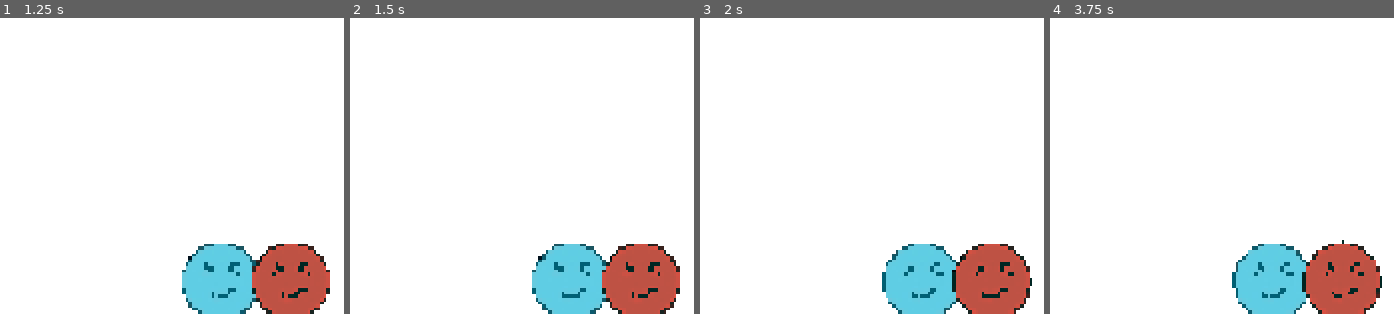
Above: before the commit, frames 1-4 (left to right).
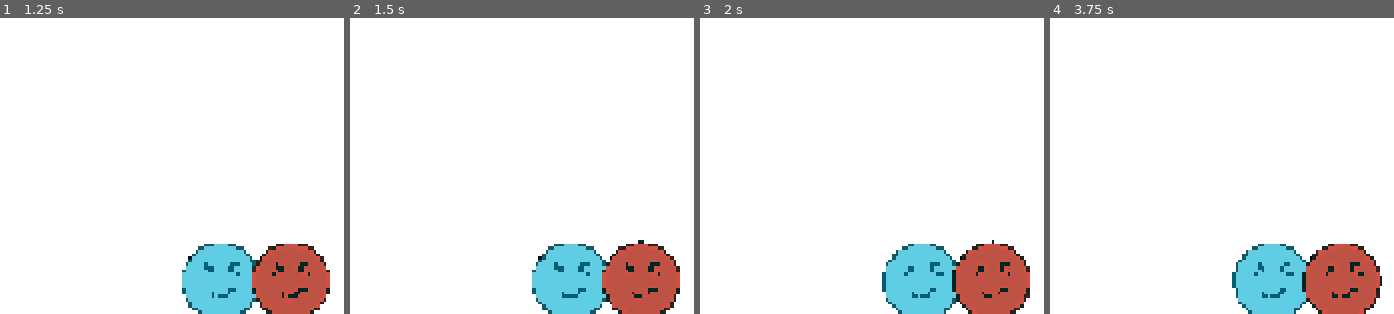
Above: after the commit, the same moments.

Repository: clem-maker/2-player
Game: Godot game, scene res://scens/main.tscn
Two runs of this game, one before a commit and one after it. Both use one fixed random seed, a clock stepped at 60 frames per second and the inputs below.
Inputs (mouse positions are in pixels of both pictures, inside the frame that each line leads up to):
- Up to frame 1 (1.25 s): move the mouse to (outside the picture) at 0.52 s; hold D (right) from 0.53 s (still down); hold Space (jump) from 0.53 s (still down)
- Up to frame 2 (1.5 s): keep holding D (right); tap Enter at 1.25 s; move the mouse to (outside the picture) at 1.27 s; release Space (jump) at 1.28 s; click (outside the picture) at 1.35 s
- Up to frame 3 (2 s): keep holding D (right); tap Space (jump) at 1.52, 1.55, 1.82 s
- Up to frame 4 (3.75 s): tap Space (jump) at 2, 3.02, 3.05, 3.32 s; move the mouse to (outside the picture) at 2.02 s; release D (right) at 2.03 s; hold A (left) 2.03-2.78 s; hold Space (jump) 2.03-2.78 s; tap Enter at 2.75 s; move the mouse to (outside the picture) at 2.77 s; hold D (right) from 2.78 s (still down); click (outside the picture) at 2.85 s; move the mouse to (outside the picture) at 3.52 s; hold Space (jump) from 3.53 s (still down)

Frame 1 is identical in both runs. In frame 2, 0.2% of the frame differs, in the area x 57-95%, y 75-98%; in frame 3, 0.2%; in frame 4, 0.2%, in the area x 55-97%, y 75-99%.

Commit message:
Jump_manger fixes
know both players jump and i devided the jumptime by 2 so you dont jump twice as high as intended and I fixed that  the jumptime value get's set to 0 before both players have red and acsed the value. knwo It only reset after both players have read it.

Diff:
--- a/JUMP_MANAGER.gd
+++ b/JUMP_MANAGER.gd
@@ -5,4 +5,20 @@
 func count_time(delta:float) -> float:
 	jump_time += delta
 
+	jump_time = jump_time / 2 #if both players acess this function then it growths twise as fast as intendet so you need to devide it by two.
+
 	return jump_time
+
+# reset only if both players (red and blue have seen the jump_time value.)
+
+func reset_jumptime():
+	#cheaks if both (red and blue player) have seen the jump_time value.
+	var visited : int = 0
+	visited += 1
+
+	#if both have than reset zero so the values don't stack.
+	if visited >= 2:
+		jump_time = 0
+
+	#don't forget to reset the value:
+	visited = 0
--- a/scribte/player_blue.gd
+++ b/scribte/player_blue.gd
@@ -20,7 +20,7 @@
 	if Input.is_action_just_released("jump"):
 		var clamped_jump_time = clampf( JumpManager.jump_time , 0., JumpManager.max_jump_height)
 		velocity.y = clamped_jump_time * JUMP_VELOCITY
-
+		JumpManager.reset_jumptime()
 
 
 	var direction := Input.get_axis("left","right")
@@ -31,4 +31,3 @@
 	else:
 		velocity.x = move_toward(velocity.x, 0, SPEED)
 	move_and_slide()
-	JumpManager.jump_time = 0.0
--- a/scribte/player_rot.gd
+++ b/scribte/player_rot.gd
@@ -21,7 +21,7 @@
 	if Input.is_action_just_released("jump"):
 		var clamped_jump_time = clampf( JumpManager.jump_time , 0., JumpManager.max_jump_height)
 		velocity.y = clamped_jump_time * JUMP_VELOCITY
-
+		JumpManager.reset_jumptime()
 
 
 	var direction := Input.get_axis("left_arrow","right_arrow")
@@ -32,4 +32,3 @@
 	else:
 		velocity.x = move_toward(velocity.x, 0, SPEED)
 	move_and_slide()
-	JumpManager.jump_time = 0.0
